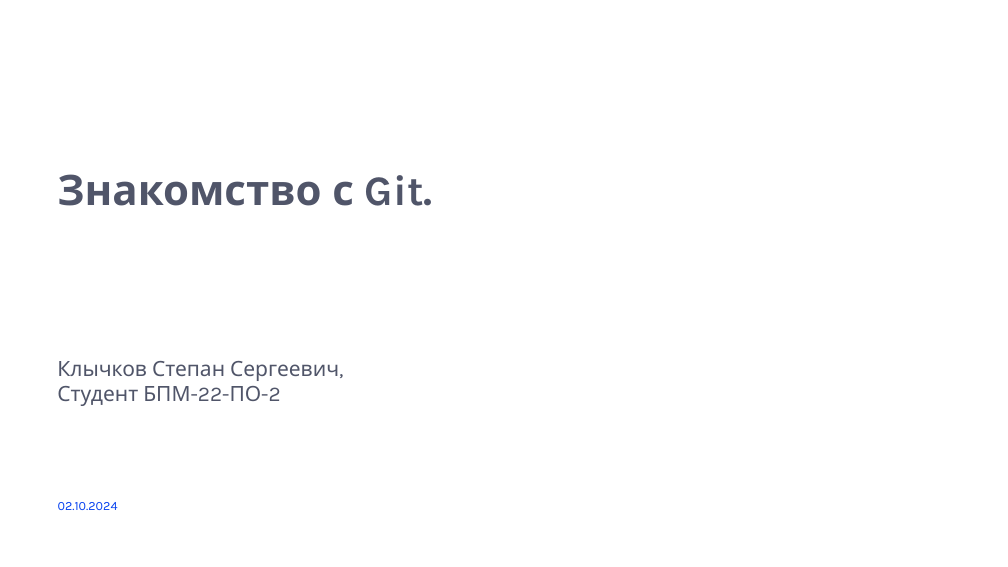
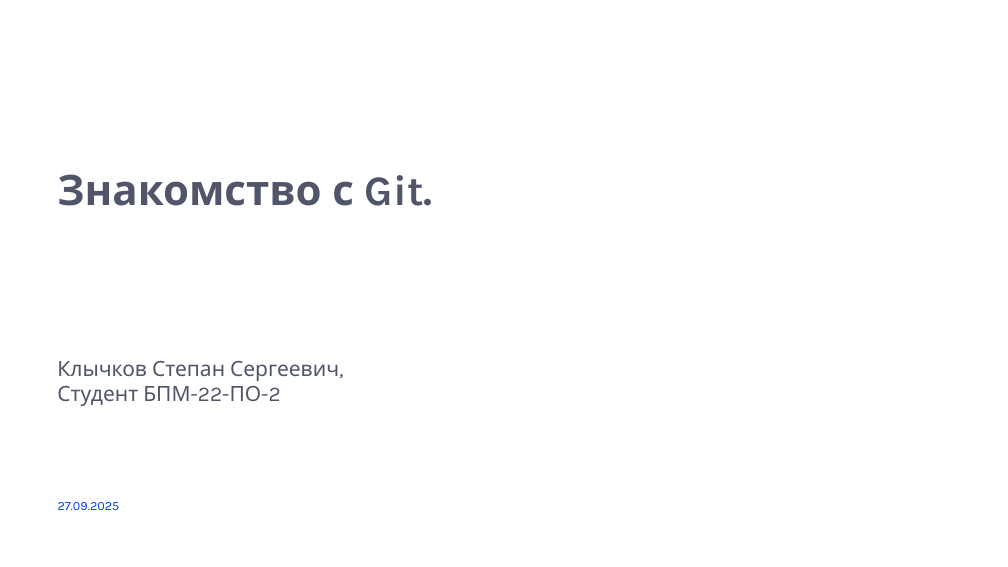
Before and after one commit to zxccdw/autumn_school_projects, a slide deck: slide 1 of chapter-1/материалы по гиту.pptx. Drawn at 1008x567 pixels with LibreOffice and Linux fonts; fonts in the diff are those of the drawing; background and template pictures are left out. Boxes give left, top, right and bottom in pixels: in the first picture for what was removed or moved away, otherwise in the second. Text is boxed around its words. In the diff, an @@ line names an element or a change of style, - is before the commit and + after.

```diff
--- a/chapter-1/материалы по гиту.pptx
+++ b/chapter-1/материалы по гиту.pptx
@@ text at [58,502,120,510]: text changed @@
-02.10.2024
+27.09.2025
```
Also in this commit, not shown: 1 slide removed.
